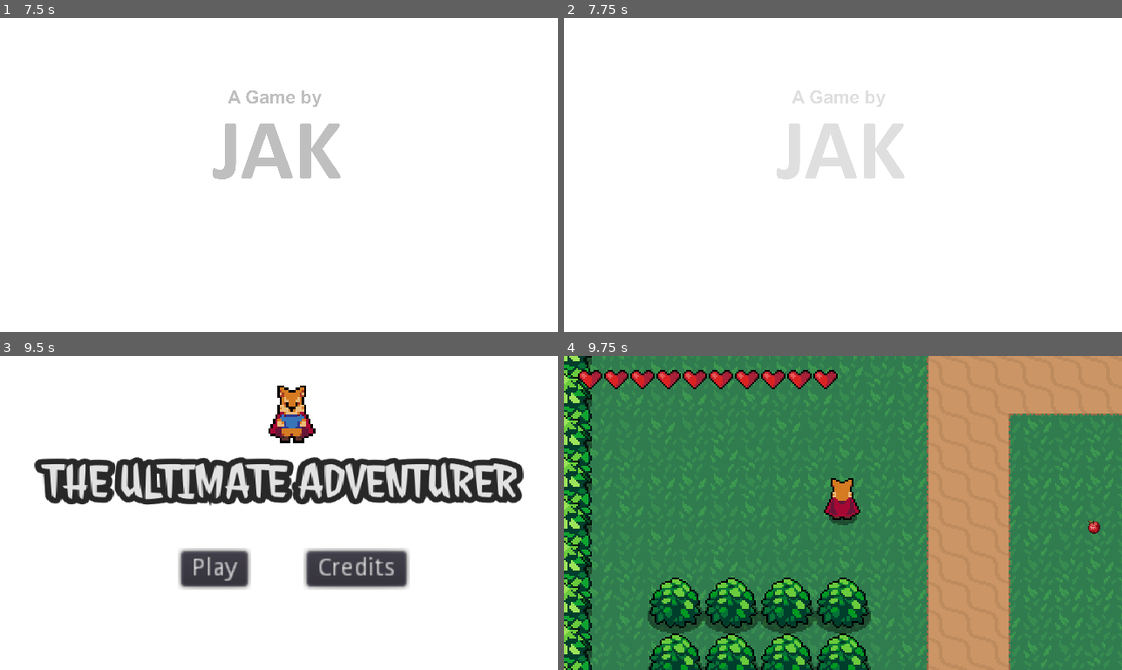
Above: before the commit, frames 1-4 (two rows, left to right).
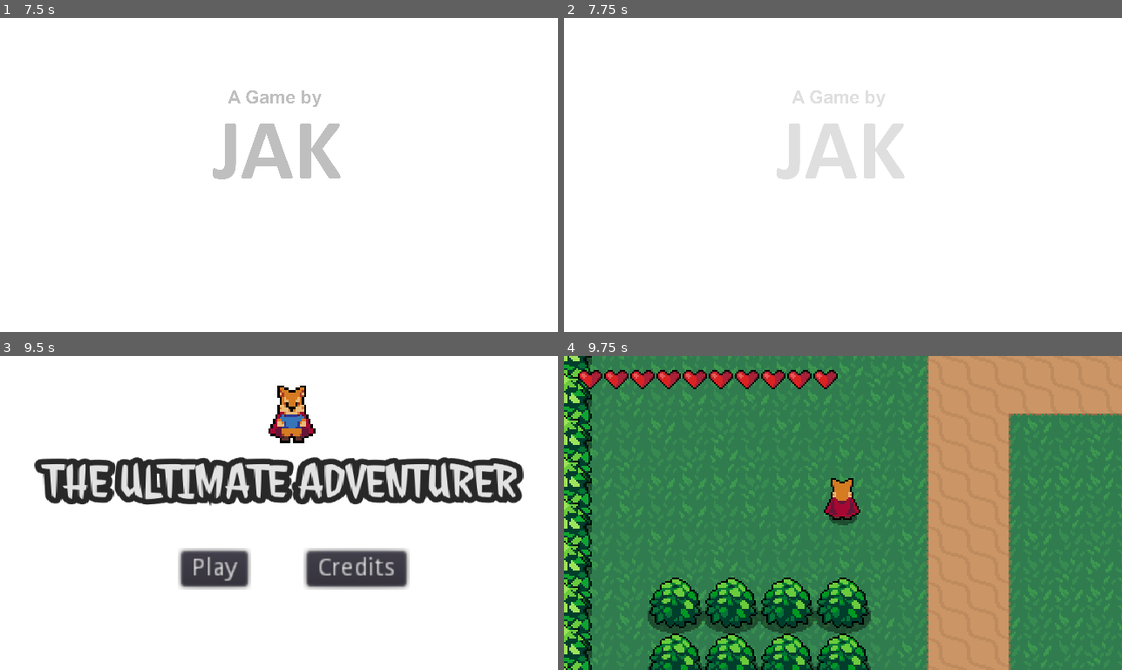
Above: after the commit, the same moments.

Repository: Jonak-Adipta-Kalita/JAK-Ultimate-Adventure-Game
Game: Godot game, scene res://OtherScreens/Intro.tscn
Two runs of this game, one before a commit and one after it. Both use one fixed random seed, a clock stepped at 60 frames per second and the inputs below. Sound files missing from this copy of the repository are replaced by a short silence.
Inputs:
- Up to frame 1 (7.5 s): tap Enter at 0.5, 4.25, 5.75 s; hold Right (ui_right) 0.53-1.28 s; tap Space (ui_select) at 0.6, 0.77, 1.07, 1.52, 1.55, 1.82, 2.3, 2.85, 3.02, 3.32, 3.5, 3.77, 3.8, 4.07, 4.52, 4.55, 4.82, 5, 5.1, 6.02, 6.05, 6.32, 6.77, 6.8, 7.07, 7.35 s; hold Down (ui_down) 1.28-2.03 s; tap J (attack) at 1.35, 3.6, 5.85 s; hold Right (ui_right) 2.03-2.78 s; tap K (roll) at 2.1, 4.35, 6.6 s; hold Up (ui_up) 2.78-3.53 s; hold Left (ui_left) 3.53-5.03 s; hold Down (ui_down) 5.03-5.78 s; hold Right (ui_right) 5.78-6.53 s; hold Up (ui_up) 6.53-7.28 s; hold Right (ui_right) from 7.28 s (still down)
- Up to frame 2 (7.75 s): keep holding Right (ui_right); tap Space (ui_select) at 7.52 s
- Up to frame 3 (9.5 s): tap Space (ui_select) at 7.82, 8.3, 8.75, 9.02, 9.05, 9.32 s; release Right (ui_right) at 8.03 s; hold Down (ui_down) 8.03-8.78 s; tap J (attack) at 8.1 s; hold Left (ui_left) from 8.78 s (still down); tap K (roll) at 8.85 s
- Up to frame 4 (9.75 s): release Left (ui_left) at 9.5 s; click "Play" at 9.5 s

Frames 1-3 are identical in both runs. In frame 4, less than 0.1% of the frame differs, in the area x 93-97%, y 52-57%.

Commit message:
chests!!

Diff:
--- a/Consumable/Consumable.tscn
+++ b/Consumable/Consumable.tscn
@@ -12,6 +12,7 @@
 [node name="CollisionShape2D" type="CollisionShape2D" parent="."]
 
 [node name="AudioStreamPlayer2D" type="AudioStreamPlayer2D" parent="."]
+volume_db = 20.0
 
 [connection signal="body_entered" from="." to="." method="_on_Consumable_body_entered"]
 [connection signal="finished" from="AudioStreamPlayer2D" to="." method="_on_AudioStreamPlayer2D_finished"]
--- /dev/null
+++ b/InteractableItems/Chest.gd
@@ -0,0 +1,33 @@
+extends StaticBody2D
+
+onready var animationPlayer = $AnimationPlayer
+
+var can_interract = false
+var is_open = false
+var dropped = false
+
+func drop_item():
+	pass
+
+func _on_Area2D_body_entered(_body):
+	can_interract = true
+
+func _on_Area2D_body_exited(_body):
+	can_interract = false
+	if is_open:
+		animationPlayer.play("ChestClose")
+		is_open = false
+
+func _process(_delta):
+	if can_interract and Input.is_action_just_pressed("ui_select"):
+		if not is_open:
+			dropped = true
+			is_open = true
+			animationPlayer.play("ChestOpen")
+		else:
+			animationPlayer.play("ChestClose")
+			is_open = false
+
+func _on_AnimationPlayer_animation_finished(anim_name: String):
+	if dropped and anim_name == "ChestOpen":
+		drop_item()
--- /dev/null
+++ b/InteractableItems/Chest.tscn
@@ -0,0 +1,88 @@
+[gd_scene load_steps=8 format=2]
+
+[ext_resource path="res://InteractableItems/Chest.png" type="Texture" id=1]
+[ext_resource path="res://InteractableItems/Chest.gd" type="Script" id=2]
+
+[sub_resource type="Animation" id=3]
+resource_name = "ChestClose"
+length = 0.3
+tracks/0/type = "value"
+tracks/0/path = NodePath("Sprite:frame")
+tracks/0/interp = 1
+tracks/0/loop_wrap = true
+tracks/0/imported = false
+tracks/0/enabled = true
+tracks/0/keys = {
+"times": PoolRealArray( 0, 0.1, 0.2 ),
+"transitions": PoolRealArray( 1, 1, 1 ),
+"update": 1,
+"values": [ 2, 1, 0 ]
+}
+
+[sub_resource type="Animation" id=1]
+resource_name = "ChestOpen"
+length = 0.3
+tracks/0/type = "value"
+tracks/0/path = NodePath("Sprite:frame")
+tracks/0/interp = 1
+tracks/0/loop_wrap = true
+tracks/0/imported = false
+tracks/0/enabled = true
+tracks/0/keys = {
+"times": PoolRealArray( 0, 0.1, 0.2 ),
+"transitions": PoolRealArray( 1, 1, 1 ),
+"update": 1,
+"values": [ 0, 1, 2 ]
+}
+
+[sub_resource type="Animation" id=2]
+length = 0.001
+tracks/0/type = "value"
+tracks/0/path = NodePath("Sprite:frame")
+tracks/0/interp = 1
+tracks/0/loop_wrap = true
+tracks/0/imported = false
+tracks/0/enabled = true
+tracks/0/keys = {
+"times": PoolRealArray( 0 ),
+"transitions": PoolRealArray( 1 ),
+"update": 0,
+"values": [ 0 ]
+}
+
+[sub_resource type="RectangleShape2D" id=4]
+extents = Vector2( 8.5, 6.5 )
+
+[sub_resource type="RectangleShape2D" id=5]
+extents = Vector2( 8.5, 2 )
+
+[node name="Chest" type="StaticBody2D"]
+collision_layer = 2
+collision_mask = 256
+script = ExtResource( 2 )
+
+[node name="Sprite" type="Sprite" parent="."]
+texture = ExtResource( 1 )
+hframes = 3
+
+[node name="AnimationPlayer" type="AnimationPlayer" parent="."]
+anims/ChestClose = SubResource( 3 )
+anims/ChestOpen = SubResource( 1 )
+anims/RESET = SubResource( 2 )
+
+[node name="CollisionShape2D" type="CollisionShape2D" parent="."]
+position = Vector2( 0.5, 2.5 )
+shape = SubResource( 4 )
+
+[node name="Area2D" type="Area2D" parent="."]
+position = Vector2( 0, 1 )
+collision_layer = 2
+collision_mask = 256
+
+[node name="CollisionShape2D" type="CollisionShape2D" parent="Area2D"]
+position = Vector2( 0.5, 9 )
+shape = SubResource( 5 )
+
+[connection signal="animation_finished" from="AnimationPlayer" to="." method="_on_AnimationPlayer_animation_finished"]
+[connection signal="body_entered" from="Area2D" to="." method="_on_Area2D_body_entered"]
+[connection signal="body_exited" from="Area2D" to="." method="_on_Area2D_body_exited"]
--- a/MainScreens/GreenHaven.tscn
+++ b/MainScreens/GreenHaven.tscn
@@ -10,7 +10,7 @@
 [ext_resource path="res://World/Grass.tscn" type="PackedScene" id=8]
 [ext_resource path="res://World/Bush.tscn" type="PackedScene" id=9]
 [ext_resource path="res://Enemies/Bat.tscn" type="PackedScene" id=10]
-[ext_resource path="res://Consumable/Apple.tscn" type="PackedScene" id=11]
+[ext_resource path="res://InteractableItems/Chest.tscn" type="PackedScene" id=11]
 
 [node name="GreenHaven" type="Node2D"]
 
@@ -45,13 +45,10 @@
 [node name="Bat4" parent="YSort/Bats" instance=ExtResource( 10 )]
 position = Vector2( 504, 176 )
 
-[node name="Consumable" type="YSort" parent="YSort"]
-
-[node name="Apple" parent="YSort/Consumable" instance=ExtResource( 11 )]
-position = Vector2( 304, 96 )
-
-[node name="Apple2" parent="YSort/Consumable" instance=ExtResource( 11 )]
-position = Vector2( 328, 96 )
+[node name="Chests" type="YSort" parent="YSort"]
+
+[node name="Chest" parent="YSort/Chests" instance=ExtResource( 11 )]
+position = Vector2( 328, 80 )
 
 [node name="Grasses" type="YSort" parent="YSort"]
 
--- a/Player/Player.tscn
+++ b/Player/Player.tscn
@@ -771,7 +771,7 @@
 height = 14.0
 
 [node name="Player" type="KinematicBody2D"]
-collision_layer = 130
+collision_layer = 386
 script = ExtResource( 1 )
 
 [node name="Shadow" type="Sprite" parent="."]
--- a/project.godot
+++ b/project.godot
@@ -120,6 +120,7 @@
 2d_physics/layer_6="SoftCollision"
 2d_physics/layer_7="Flying"
 2d_physics/layer_8="Consumable"
+2d_physics/layer_9="Interactable"
 
 [mono]
 
Binary file added: InteractableItems/Chest.png
Not shown, added: InteractableItems/Chest.png.import
